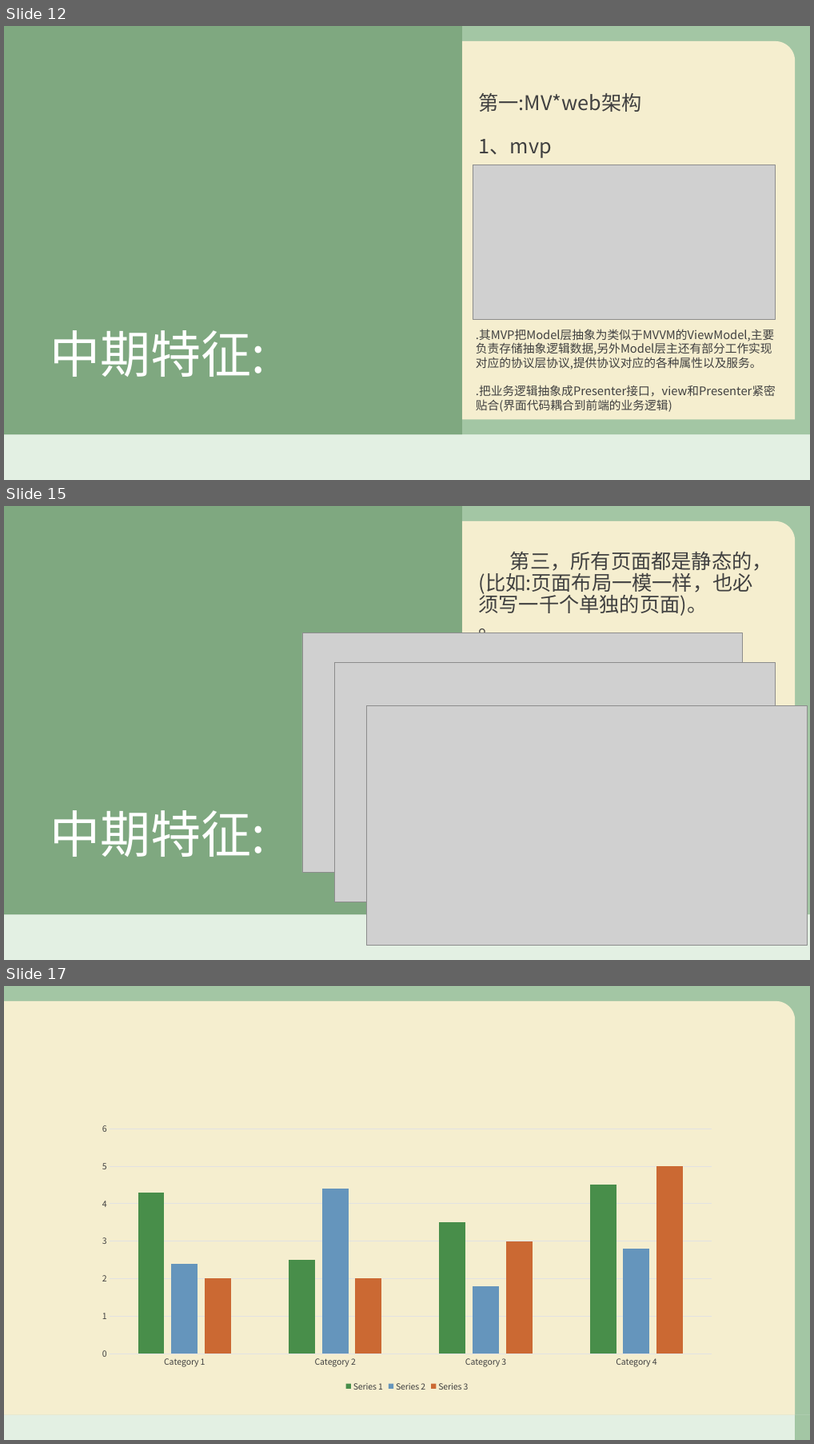
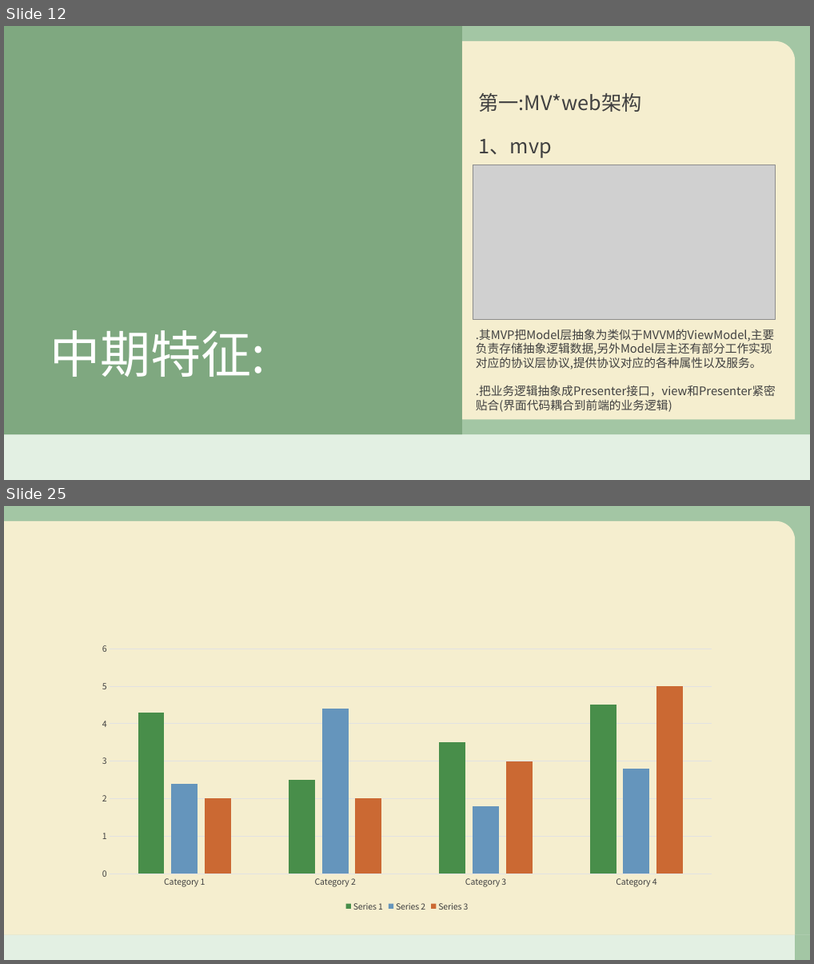
Before and after one commit to duoduoObama/web, a slide deck: 溯源前端赏析.pptx. Shown one above the other, each under a label of ours: slides 12, 15 and 17 before the commit, slides 12 and 25 after it; the slides between them are not shown. The pictures are 814x1444 and 814x964 pixels, drawn with LibreOffice and Linux fonts; fonts in the diff are those of the drawing; grey boxes stand for pictures; background and template pictures are left out. Boxes give left, top, right and bottom in pixels: in the first picture for what was removed or moved away, otherwise in the second. Text is boxed around its words. In the diff, an @@ line names an element or a change of style, - is before the commit and + after.

```diff
--- a/溯源前端赏析.pptx
+++ b/溯源前端赏析.pptx
@@ slide 15 removed at box(4, 506, 810, 960), background picture (left out); not listed: 4 template elements that a slide beside it also shows @@
@@ subtitle removed at box(478, 551, 773, 633) @@
-第三，所有页面都是静态的，(比如:页面布局一模一样，也必须写一千个单独的页面)。
-。
@@ picture removed at box(302, 633, 742, 872) @@
@@ picture removed at box(334, 662, 774, 902) @@
@@ picture removed at box(367, 705, 807, 944) @@
@@ title removed at box(50, 810, 266, 856) @@
-中期特征:
@@ what was slide 17 is now slide 25 @@
```
Also in this commit, not shown: 2 slides changed, 11 slides added, 2 other slides removed, 1 other file.
